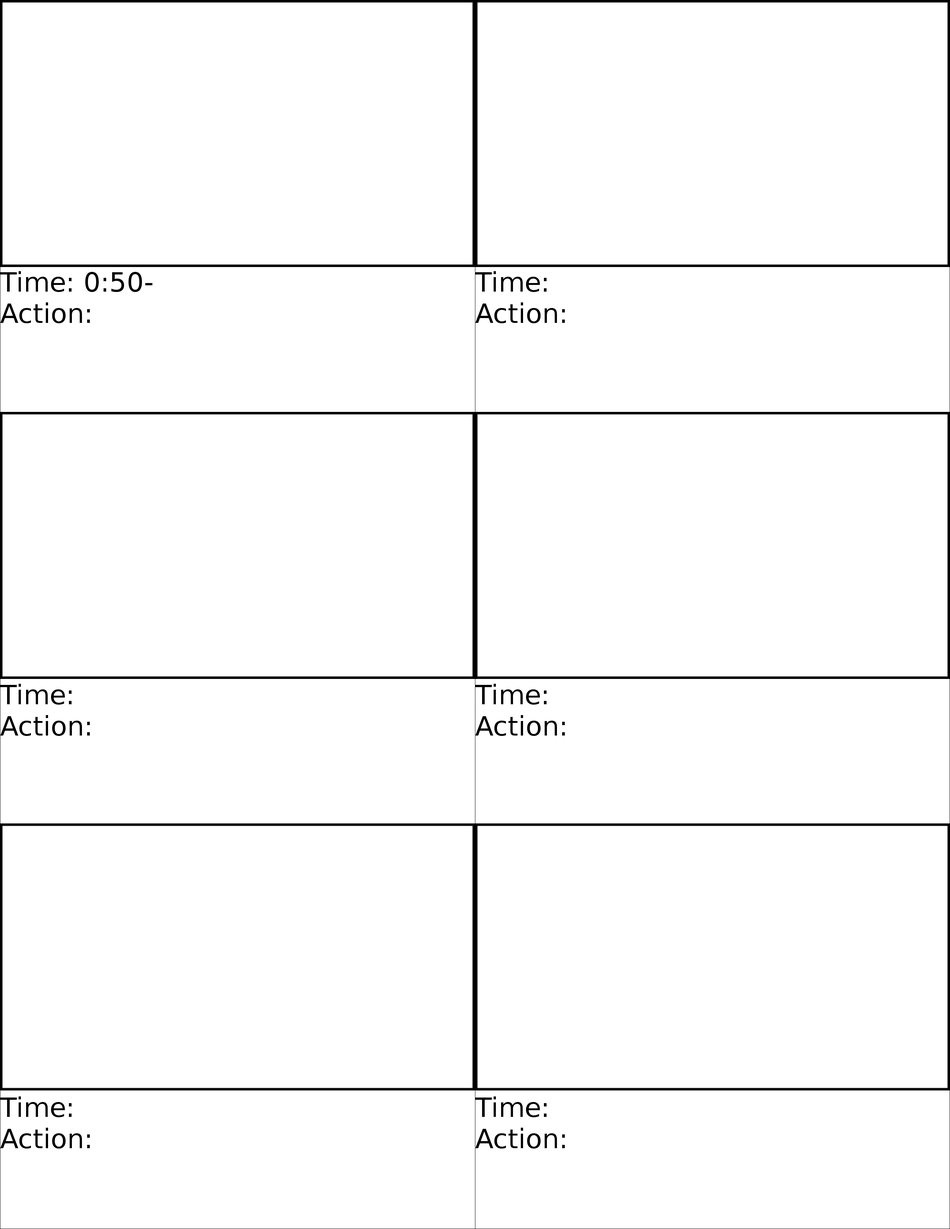
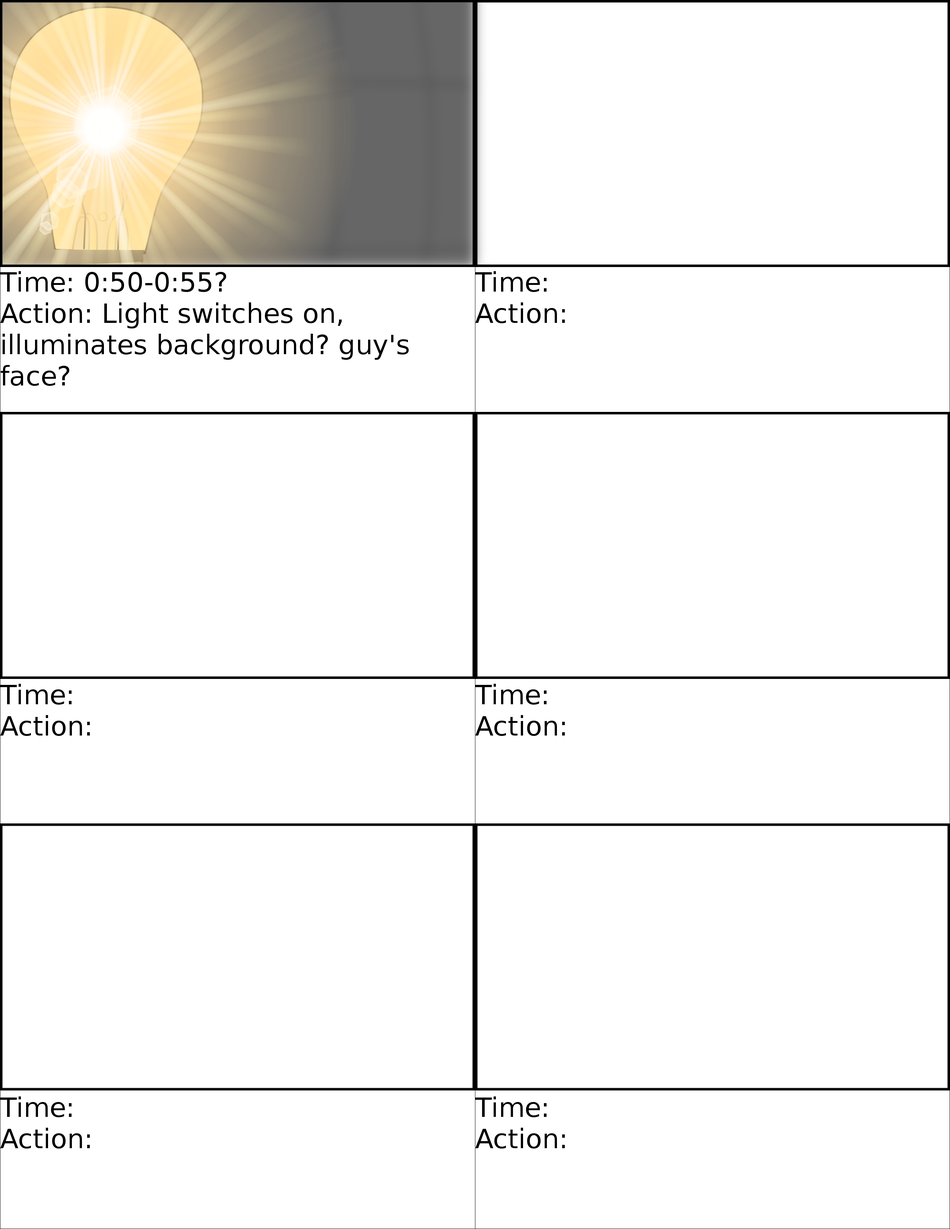
Revision of a layered (950, 1229) image; what changed, layer by layer:
renamed "Time: 0:50-" to "Time: 0:50-0:55?", painted on it over [155, 271, 227, 293]
renamed "Action:" to "Action: Light switches on, ill...", painted on it over [0, 302, 409, 386]
added layer "Layer" above "Incandescent-light-bulb.png copy" over [2, 2, 360, 265]
added layer "Incandescent-light-bulb.png copy" above "Background copy" over [6, 4, 206, 329]
added layer "Background copy" above "Background #1" over [2, 2, 487, 283]
